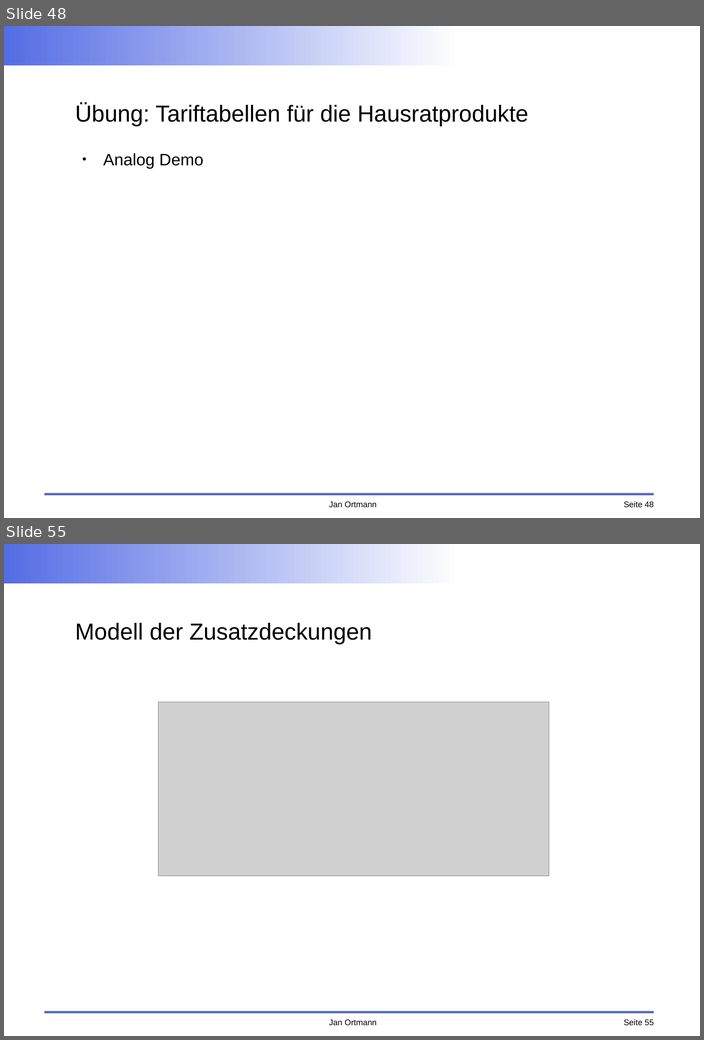
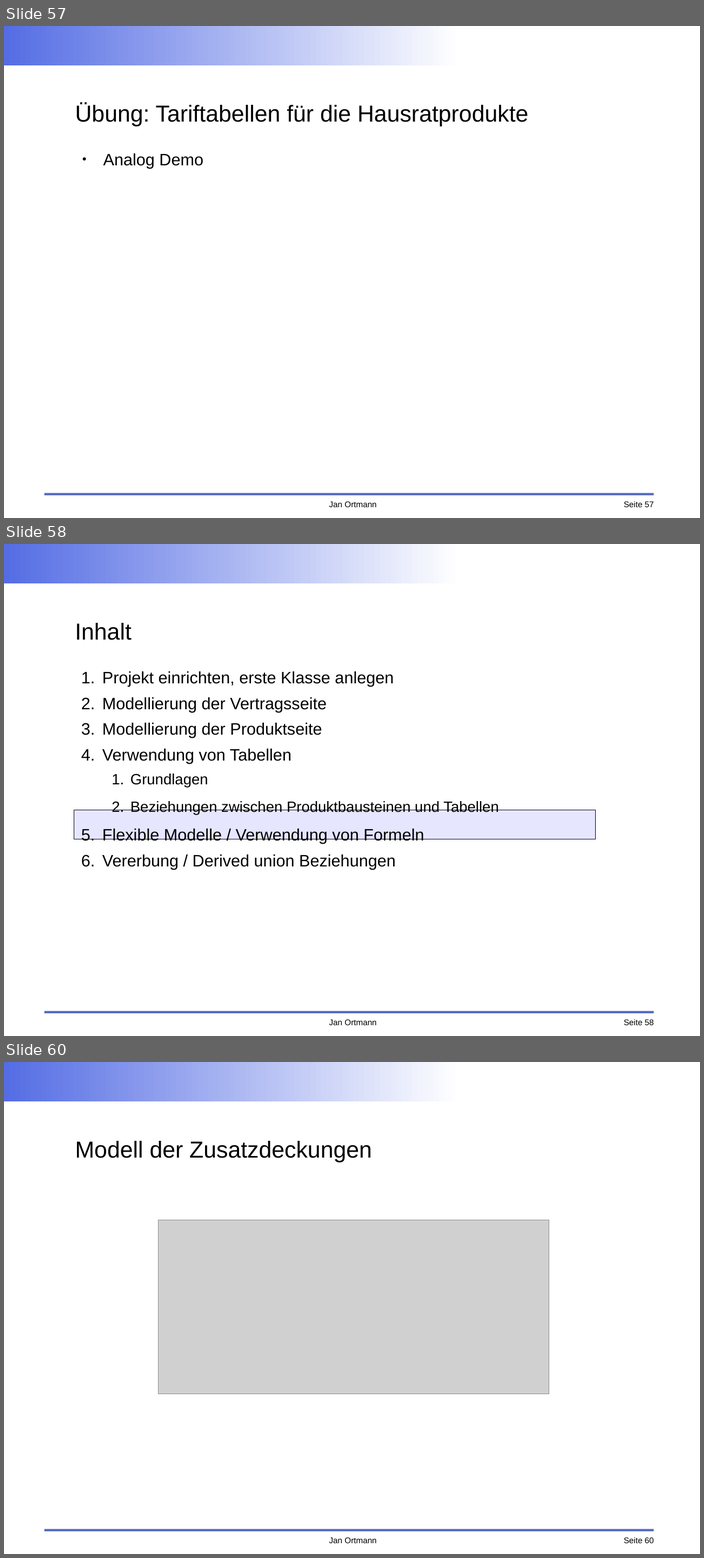
Before and after one commit to faktorips/faktorips.base, a slide deck: org.faktorips.doc/schulung/anwendungsentwicklung/FaktorIPS-Schulung.odp. Shown one above the other, each under a label of ours: slides 48 and 55 before the commit, slides 57, 58 and 60 after it; the slides between them are not shown. The pictures are 704x1040 and 704x1558 pixels, drawn with LibreOffice and Linux fonts; fonts in the diff are those of the drawing; grey boxes stand for pictures; background and template pictures are left out. Boxes give left, top, right and bottom in pixels: in the first picture for what was removed or moved away, otherwise in the second. Text is boxed around its words. In the diff, an @@ line names an element or a change of style, - is before the commit and + after.

```diff
--- a/org.faktorips.doc/schulung/anwendungsentwicklung/FaktorIPS-Schulung.odp
+++ b/org.faktorips.doc/schulung/anwendungsentwicklung/FaktorIPS-Schulung.odp
@@ slide 58 added at bbox=[4, 544, 700, 1036], background #FFFFFF; not listed: 4 template elements that a slide beside it also shows @@
@@ title added at bbox=[75, 623, 131, 640], 28 pt, text #000000 @@
+Inhalt
@@ text added at bbox=[102, 671, 499, 870], 20 pt, text #000000 @@
+1. Projekt einrichten, erste Klasse anlegen
+2. Modellierung der Vertragsseite
+3. Modellierung der Produktseite
+4. Verwendung von Tabellen
+  1. Grundlagen
+  2. Beziehungen zwischen Produktbausteinen und Tabellen
+5. Flexible Modelle / Verwendung von Formeln
+6. Vererbung / Derived union Beziehungen
@@ rectangle added at bbox=[74, 810, 595, 839], fill #E6E6FF, outline #000000 0 pt @@
@@ what was slide 48 is now slide 57 @@
@@ page number at bbox=[623, 501, 654, 507]: text changed @@
-Seite 48
+Seite 57
@@ what was slide 55 is now slide 60 @@
@@ page number at bbox=[623, 1537, 654, 1543]: text changed @@
-Seite 55
+Seite 60
```
Also in this commit, not shown: 14 slides changed, 12 other slides added, 5 slides removed, 18 other files.
